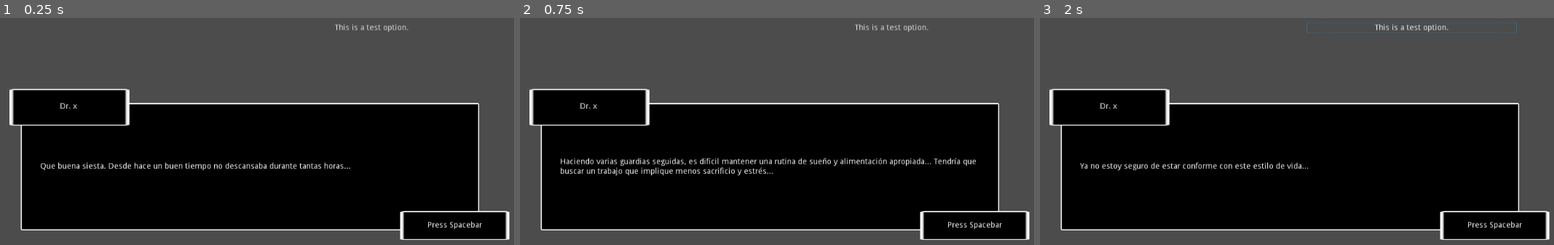
Above: before the commit, frames 1-3 (left to right).
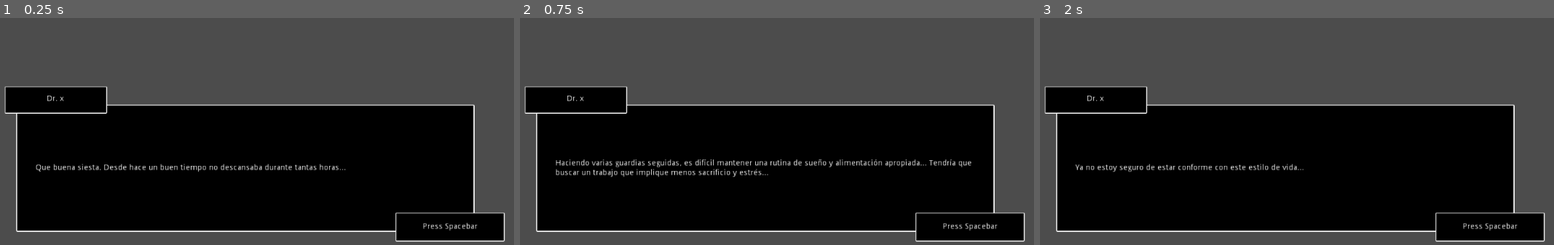
Above: after the commit, the same moments.

Repository: emilianaAilen/boss-vainilla
Game: Godot game, scene res://scenes/Main.tscn
Same seed, same stepped clock (60 frames per second), same inputs: the game is played once before the commit and once after it.
Inputs (mouse positions are in pixels of both pictures, inside the frame that each line leads up to):
- Up to frame 1 (0.25 s): no input
- Up to frame 2 (0.75 s): tap Space at 0.5 s
- Up to frame 3 (2 s): tap Enter (ui_accept) at 0.77 s; click (1410, 27) at 1.25 s, where only the run before the commit has a clickable "This is a test option."

The runs differ from the first frame. In frame 1, 6.5% of the frame differs, in the area x 0-100%, y 2-99%; in frame 2, 7.8%; in frame 3, 6.2%.

Commit message:
view updated

Diff:
--- a/scenes/Dialog.gd
+++ b/scenes/Dialog.gd
@@ -1,5 +1,5 @@
 extends Node
-export var dialogPath = "res://data/gameData.json"
+export var gameDataPath = "res://data/gameData.json"
 export(float) var textSpeed = 0.05
 
 var game_data
@@ -10,14 +10,14 @@
 onready var _Text_Body = find_node("TextLabel")
 onready var _Dialog_Box = find_node("Dialog_Box")
 onready var _Option_List = find_node("OptionList")
-onready var _Action_Description = find_node("SpaceBarLabel")
+onready var _Action_Description = find_node("ActionLabel")
 onready var _Speaker_Text = find_node("SpeakerLabel")
 
 onready var _Option_Button_Scene = load("res://scenes/Option.tscn")
 
 func _ready():
 	game_data = getDialog()
-	assert(game_data, "Dialog not found")
+	assert(game_data, "data not found")
 	_play_phase()
 
 func _process(_delta):
@@ -26,8 +26,8 @@
 
 func getDialog() -> Array:
 	var f = File.new()
-	assert(f.file_exists(dialogPath), "File path does not exist")
-	f.open(dialogPath, File.READ)
+	assert(f.file_exists(gameDataPath), "File path does not exist")
+	f.open(gameDataPath, File.READ)
 	var json = f.get_as_text()
 	var output = parse_json(json)
 	return output
--- a/scenes/Dialog.tscn
+++ b/scenes/Dialog.tscn
@@ -56,13 +56,16 @@
 autowrap = true
 
 [node name="Speaker" type="NinePatchRect" parent="DialogBox/Body"]
-anchor_top = 0.032
-anchor_bottom = 0.032
 margin_left = -20.1587
 margin_top = -32.3984
-margin_right = 190.841
-margin_bottom = 32.6016
+margin_right = 159.841
+margin_bottom = 15.6016
+rect_min_size = Vector2( 180, 48 )
 texture = ExtResource( 1 )
+patch_margin_left = 3
+patch_margin_top = 3
+patch_margin_right = 3
+patch_margin_bottom = 3
 __meta__ = {
 "_edit_use_anchors_": false
 }
@@ -79,36 +82,68 @@
 "_edit_use_anchors_": false
 }
 
-[node name="SpaceBar" type="NinePatchRect" parent="DialogBox/Body"]
+[node name="ActionBox" type="NinePatchRect" parent="DialogBox/Body"]
 margin_left = 667.0
 margin_top = 191.0
 margin_right = 859.0
 margin_bottom = 242.0
 texture = ExtResource( 1 )
+patch_margin_left = 3
+patch_margin_top = 3
+patch_margin_right = 3
+patch_margin_bottom = 3
 __meta__ = {
+"_edit_group_": true,
 "_edit_use_anchors_": false
 }
 
-[node name="SpaceBarLabel" type="Label" parent="DialogBox/Body/SpaceBar"]
+[node name="ActionLabel" type="Label" parent="DialogBox/Body/ActionBox"]
 anchor_right = 1.0
 anchor_bottom = 1.0
 text = "Press Spacebar"
 align = 1
 valign = 1
 
-[node name="SpaceBarAnimation" type="AnimationPlayer" parent="DialogBox/Body/SpaceBar"]
+[node name="SpaceBarAnimation" type="AnimationPlayer" parent="DialogBox/Body/ActionBox"]
 
 [node name="OptionList" type="VBoxContainer" parent="DialogBox/Body"]
-margin_left = 432.335
-margin_top = -143.339
-margin_right = 802.335
-margin_bottom = -12.3394
+anchor_left = 1.0
+anchor_right = 1.0
+margin_left = -488.059
+margin_top = -133.848
+margin_right = -1.05945
+margin_bottom = -14.8485
+grow_vertical = 0
 __meta__ = {
 "_edit_use_anchors_": false
 }
 
 [node name="Option" parent="DialogBox/Body/OptionList" instance=ExtResource( 2 )]
+visible = false
+anchor_top = 0.0
 anchor_right = 0.0
 anchor_bottom = 0.0
-margin_right = 370.0
-margin_bottom = 0.0
+margin_left = 0.0
+margin_top = 0.0
+margin_right = 487.0
+margin_bottom = 37.0
+
+[node name="Option2" parent="DialogBox/Body/OptionList" instance=ExtResource( 2 )]
+visible = false
+anchor_top = 0.0
+anchor_right = 0.0
+anchor_bottom = 0.0
+margin_left = 0.0
+margin_top = 0.0
+margin_right = 487.0
+margin_bottom = 37.0
+
+[node name="Option3" parent="DialogBox/Body/OptionList" instance=ExtResource( 2 )]
+visible = false
+anchor_top = 0.0
+anchor_right = 0.0
+anchor_bottom = 0.0
+margin_left = 0.0
+margin_top = 0.0
+margin_right = 487.0
+margin_bottom = 37.0
--- a/scenes/Main.tscn
+++ b/scenes/Main.tscn
@@ -5,3 +5,4 @@
 [node name="Main" type="Node2D"]
 
 [node name="Dialog" parent="." instance=ExtResource( 1 )]
+position = Vector2( 505.752, 604.577 )
--- a/scenes/Option.tscn
+++ b/scenes/Option.tscn
@@ -4,11 +4,20 @@
 [ext_resource path="res://assets/textures/backgroundBox.png" type="Texture" id=2]
 
 [node name="Option" type="NinePatchRect"]
-anchor_right = 0.361
-anchor_bottom = 0.048
-margin_right = 0.335968
-margin_bottom = 0.199999
+anchor_top = 1.0
+anchor_right = 1.0
+anchor_bottom = 1.0
+margin_left = 1.0
+margin_top = -37.0
+margin_right = 2.0
+grow_vertical = 0
+rect_min_size = Vector2( 0, 37 )
+size_flags_horizontal = 3
 texture = ExtResource( 2 )
+patch_margin_left = 3
+patch_margin_top = 3
+patch_margin_right = 3
+patch_margin_bottom = 3
 script = ExtResource( 1 )
 __meta__ = {
 "_edit_use_anchors_": false
